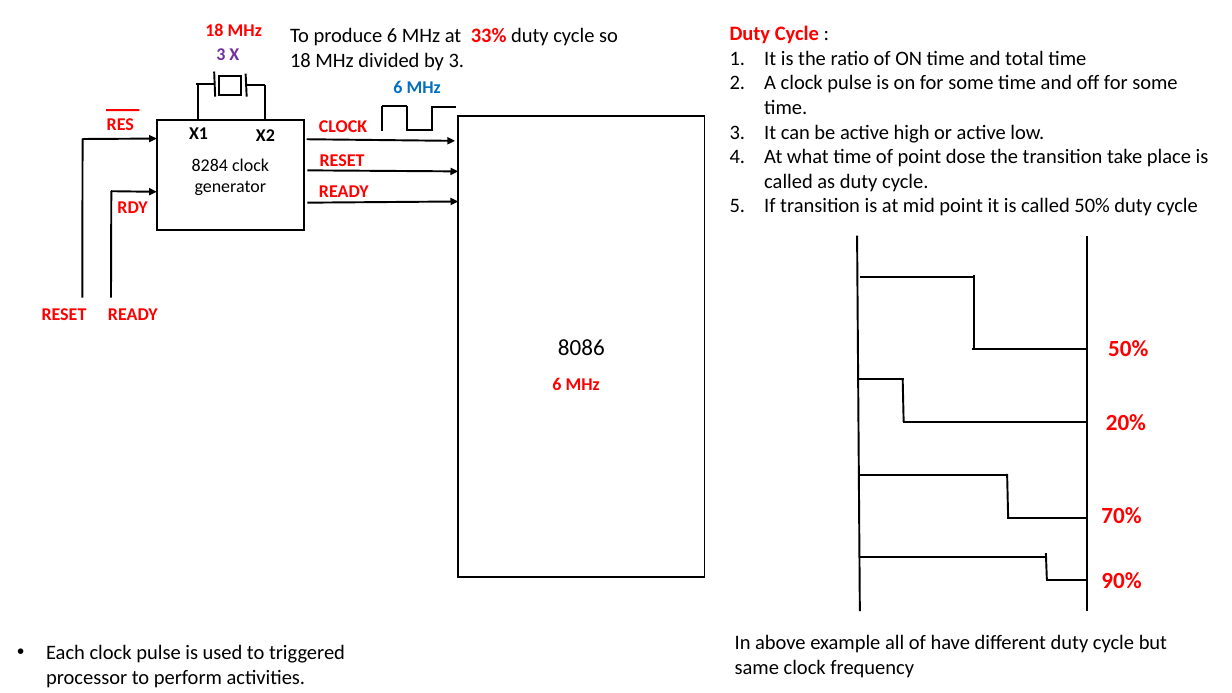
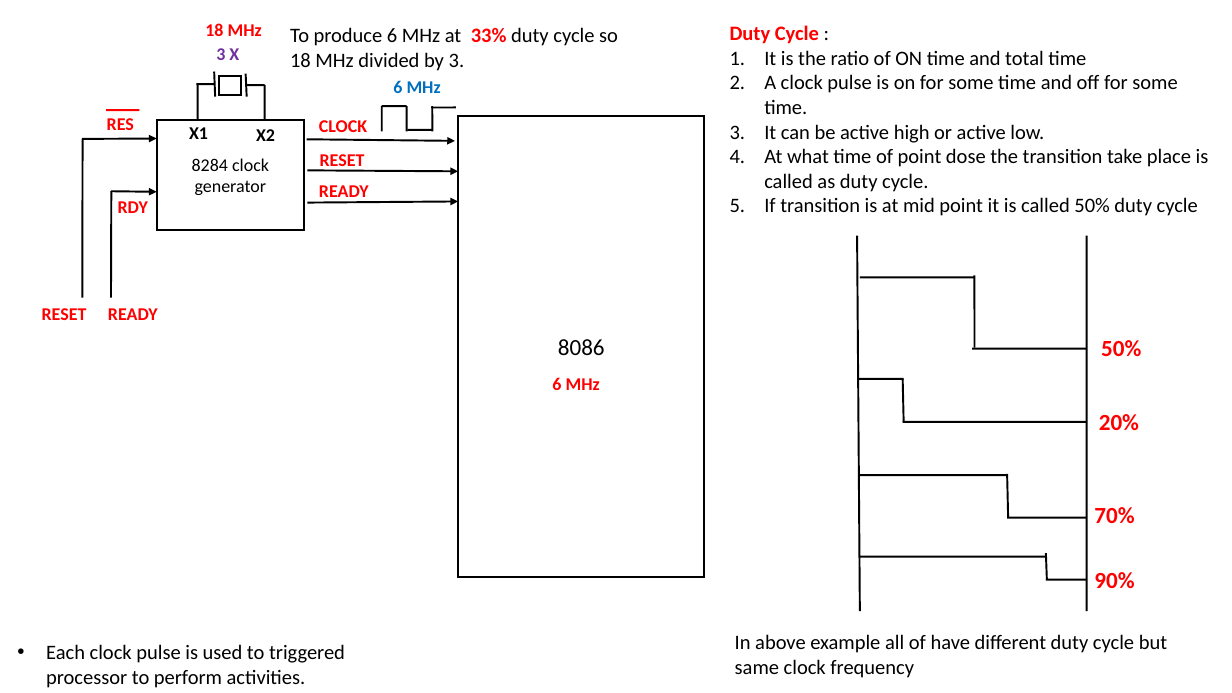
Before and after one commit to heet-mewada/SBMP-NOTES, a slide deck: slide 13 of sem3/slides/FMP/Minimum-Maximum mode of 8086.pptx. Drawn at 1232x693 pixels with LibreOffice and Linux fonts; fonts in the diff are those of the drawing. Boxes give left, top, right and bottom in pixels: in the first picture for what was removed or moved away, otherwise in the second. Text is boxed around its words. In the diff, an @@ line names an element or a change of style, - is before the commit and + after.

```diff
--- a/sem3/slides/FMP/Minimum-Maximum mode of 8086.pptx
+++ b/sem3/slides/FMP/Minimum-Maximum mode of 8086.pptx
@@ text "50%" moved from (x1=1108, y1=340, x2=1148, y2=356) to (x1=1101, y1=340, x2=1141, y2=356) @@
@@ text "20%" moved from (x1=1106, y1=414, x2=1146, y2=431) to (x1=1099, y1=414, x2=1139, y2=431) @@
@@ text "70%" moved from (x1=1101, y1=507, x2=1141, y2=524) to (x1=1094, y1=507, x2=1134, y2=524) @@
@@ text "90%" moved from (x1=1101, y1=572, x2=1141, y2=589) to (x1=1094, y1=572, x2=1134, y2=589) @@
```
Also in this commit, not shown: 18 other slides changed, 5 other files.
